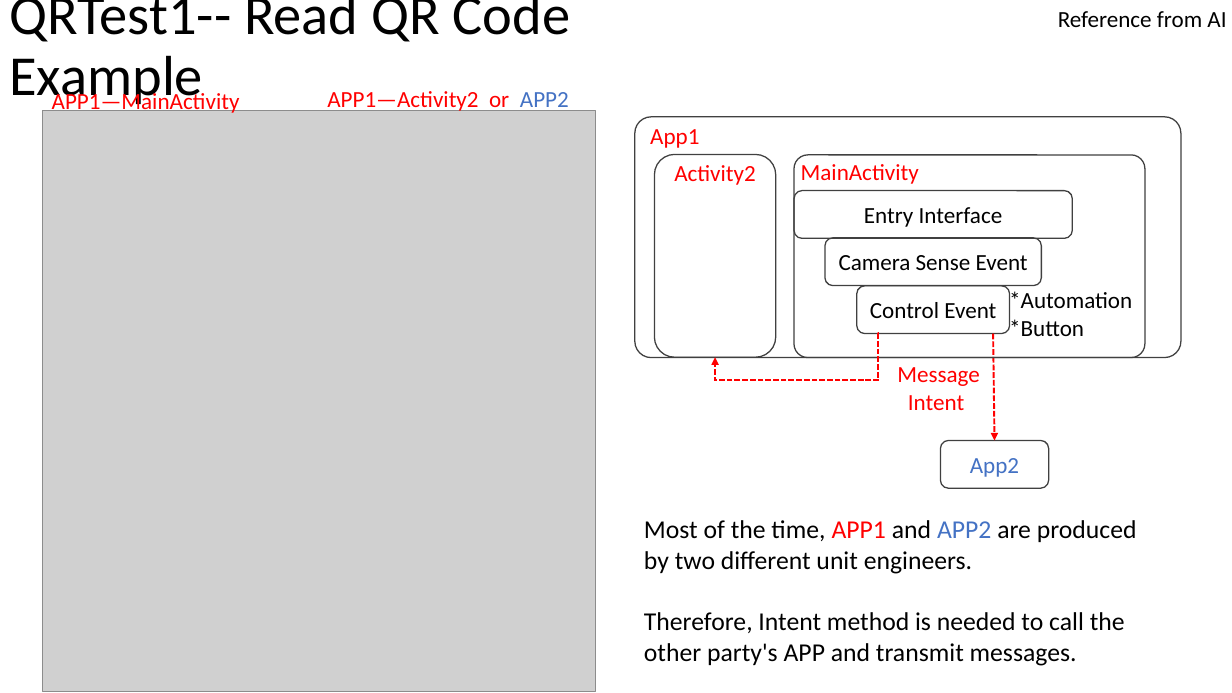
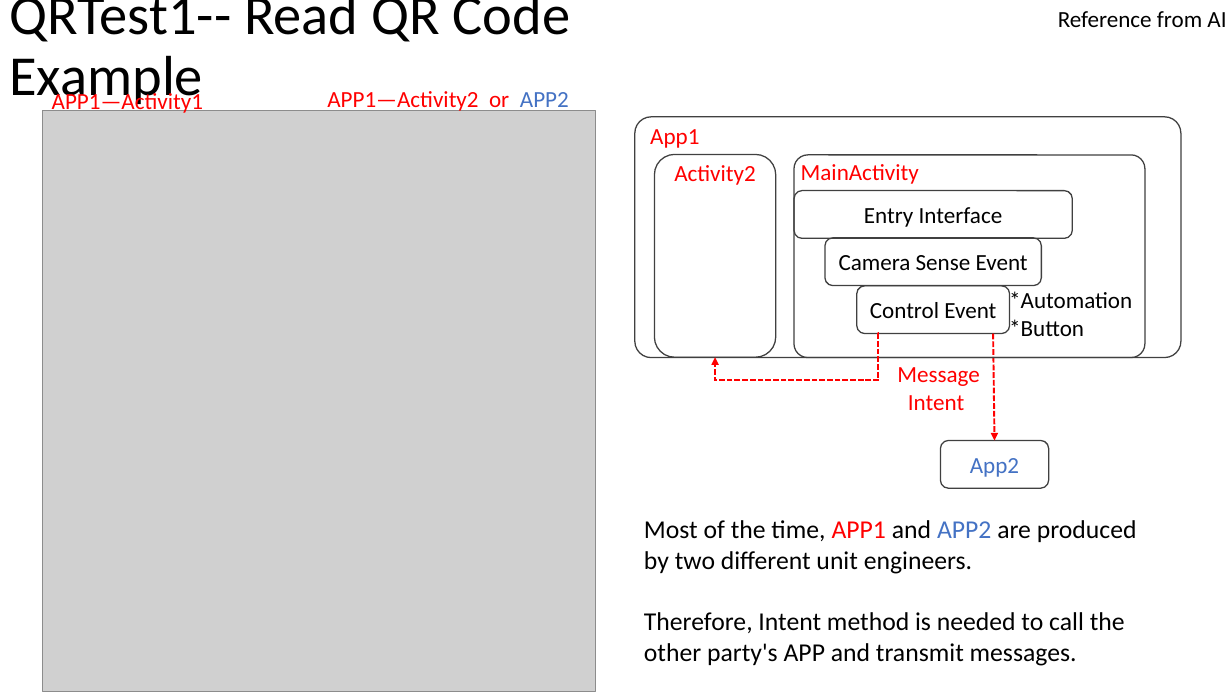
Before and after one commit to Chen-Wi-Ki/QRcode_RD545_System, a slide deck: slide 3 of Teach.pptx. Drawn at 1232x693 pixels with LibreOffice and Linux fonts; fonts in the diff are those of the drawing; grey boxes stand for pictures. Boxes give left, top, right and bottom in pixels: in the first picture for what was removed or moved away, otherwise in the second. Text is boxed around its words. In the diff, an @@ line names an element or a change of style, - is before the commit and + after.

```diff
--- a/Teach.pptx
+++ b/Teach.pptx
@@ text at [52, 89, 203, 115]: text changed @@
-APP1—MainActivity
+APP1—Activity1
```
Also in this commit, not shown: 3 other slides changed, 3 other files.
